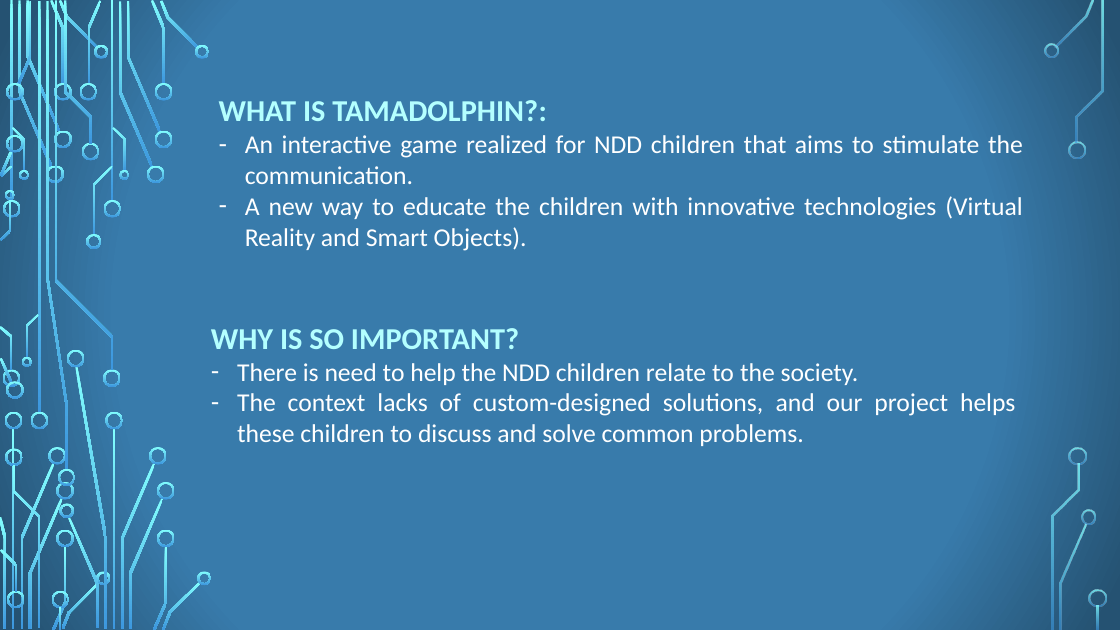
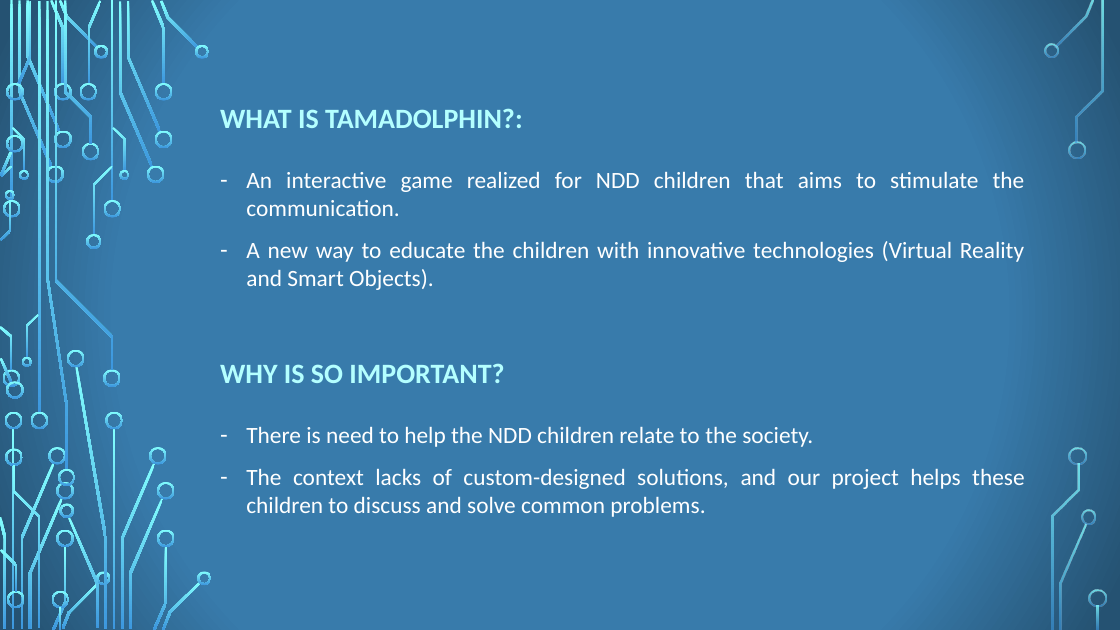
Before and after one commit to Ciuse/TamaDolphin, a slide deck: slide 2 of 13_TANGIBLEVR_2018_19_PITCH.pptx. Drawn at 1120x630 pixels with LibreOffice and Linux fonts; fonts in the diff are those of the drawing; background and template pictures are left out. Boxes give left, top, right and bottom in pixels: in the first picture for what was removed or moved away, otherwise in the second. Text is boxed around its words. In the diff, an @@ line names an element or a change of style, - is before the commit and + after.

```diff
--- a/13_TANGIBLEVR_2018_19_PITCH.pptx
+++ b/13_TANGIBLEVR_2018_19_PITCH.pptx
@@ text "WHAT IS TAMADOLPHIN?:": place and size @@
-text "WHAT IS TAMADOLPHIN?:" at <box>219,100,1023,251</box>
+text "WHAT IS TAMADOLPHIN?:" at <box>220,109,1025,290</box>
@@ text "WHAT IS TAMADOLPHIN?:" at <box>220,109,1025,290</box>: size 26 to 24 pt in "WHAT IS TAMADOLPHIN?:"; size 22 to 20 pt in "An interactive game realized for NDD children ...", "A new way to educate the children ..."; more space between paragraphs @@
@@ text "WHY IS SO IMPORTANT?": place and size @@
-text "WHY IS SO IMPORTANT?" at <box>211,328,1015,446</box>
+text "WHY IS SO IMPORTANT?" at <box>220,364,1024,517</box>
@@ text "WHY IS SO IMPORTANT?" at <box>220,364,1024,517</box>: size 26 to 24 pt in "WHY IS SO IMPORTANT?"; size 22 to 20 pt; more space between paragraphs @@
```
Also in this commit, not shown: 8 other slides changed, 1 slide added, 1 slide removed, 2 other files.
